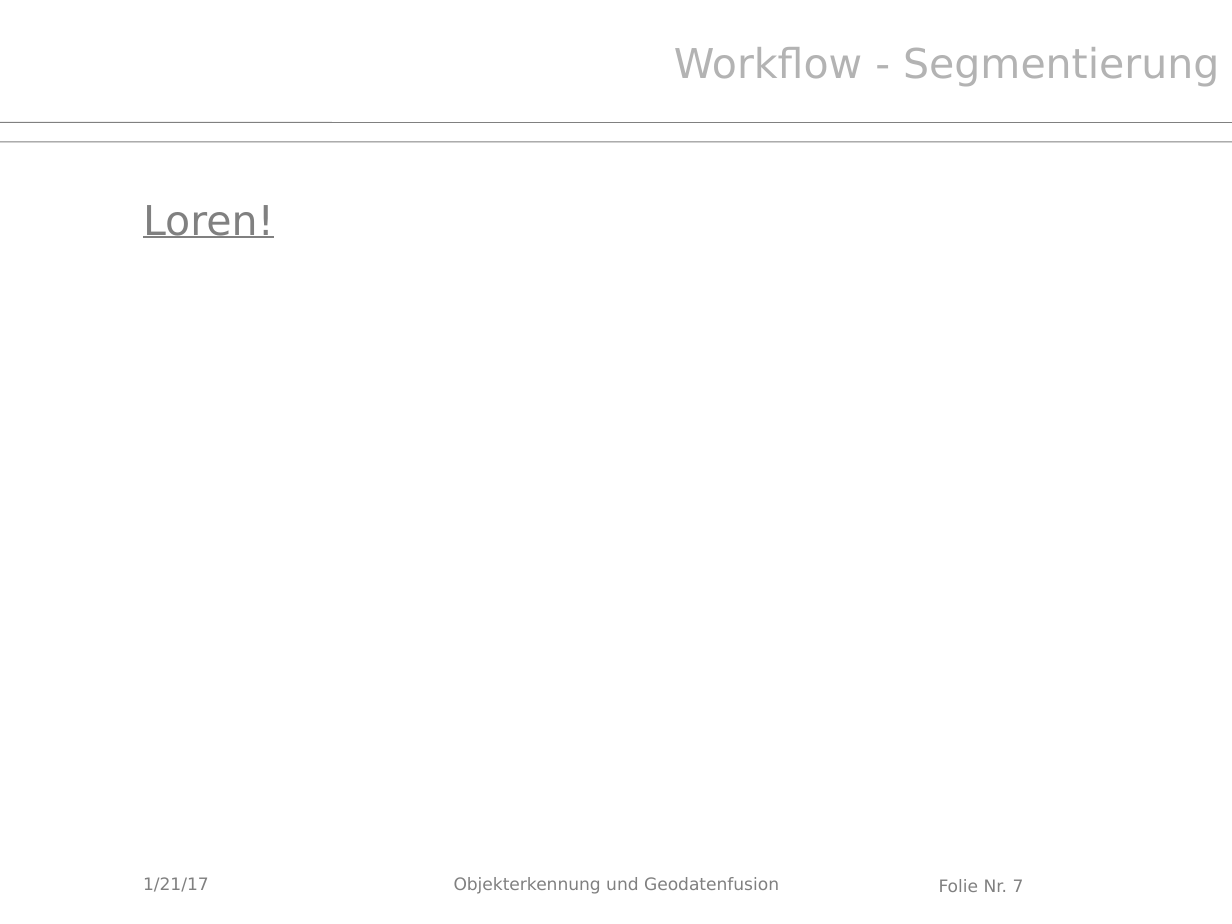
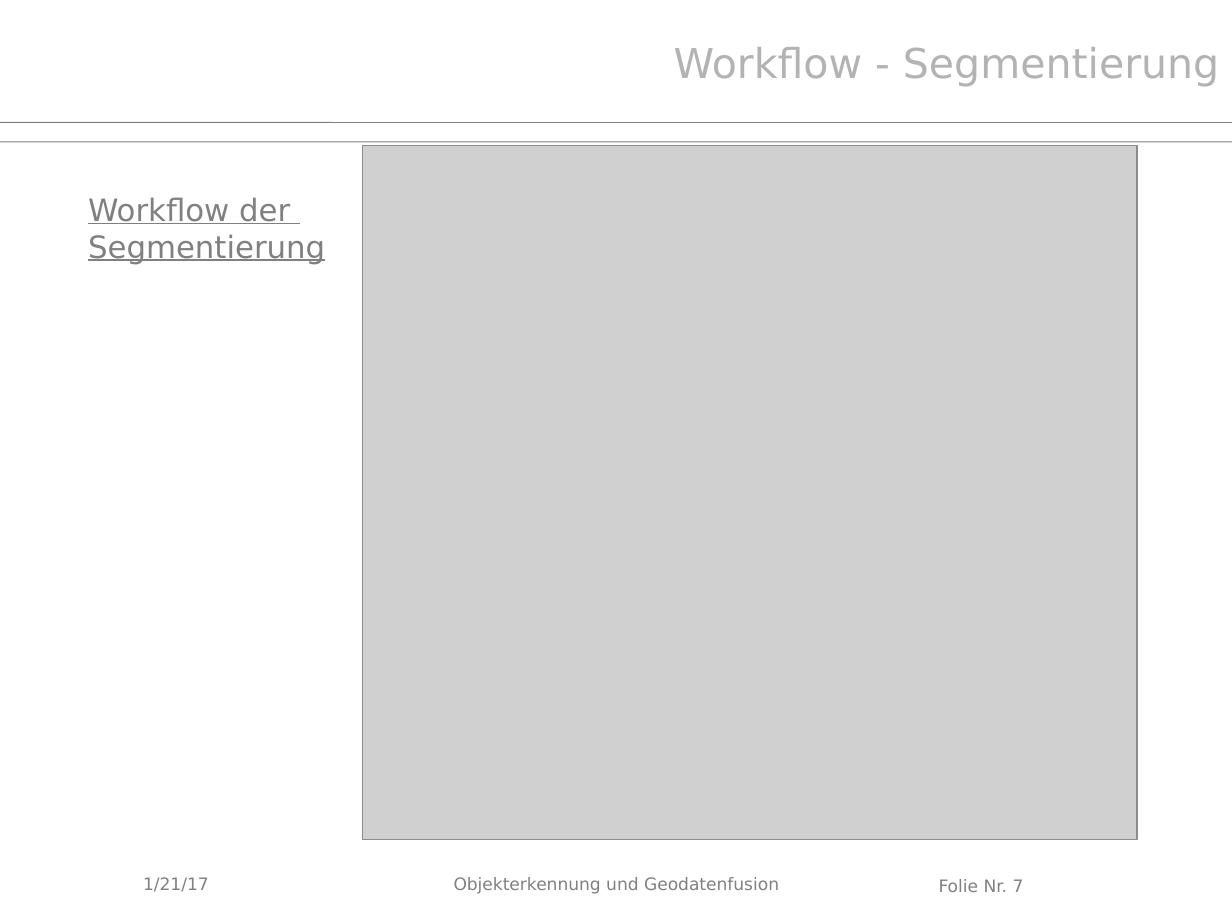
Before and after one commit to Kalmar131/PCL_Dachstuhl2016, a slide deck: slide 7 of Abschlusspräsentation.pptx. Drawn at 1232x924 pixels with LibreOffice and Linux fonts; fonts in the diff are those of the drawing; grey boxes stand for pictures; background and template pictures are left out. Boxes give left, top, right and bottom in pixels: in the first picture for what was removed or moved away, otherwise in the second. Text is boxed around its words. In the diff, an @@ line names an element or a change of style, - is before the commit and + after.

```diff
--- a/Abschlusspräsentation.pptx
+++ b/Abschlusspräsentation.pptx
@@ picture added at [362, 145, 1137, 839] @@
@@ text added at [88, 197, 325, 265], 18 pt, text #808080, underline @@
+Workflow der
+Segmentierung
@@ text removed at [143, 205, 274, 238] @@
-Loren!
```
Also in this commit, not shown: 14 other slides changed, 11 slides added, 1 slide removed.
